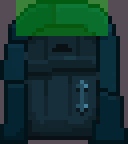
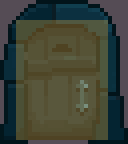
Layered file, before and after one edit (128px x 144px). Changes by layer:
painted on "Hotspot" over 16, 0, 108, 140
